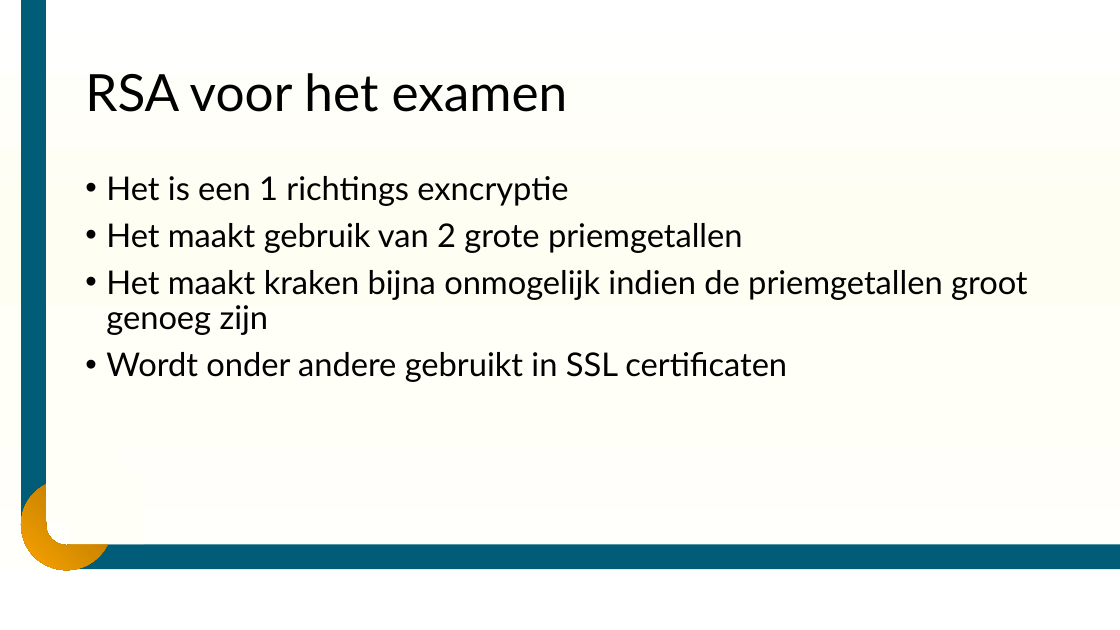
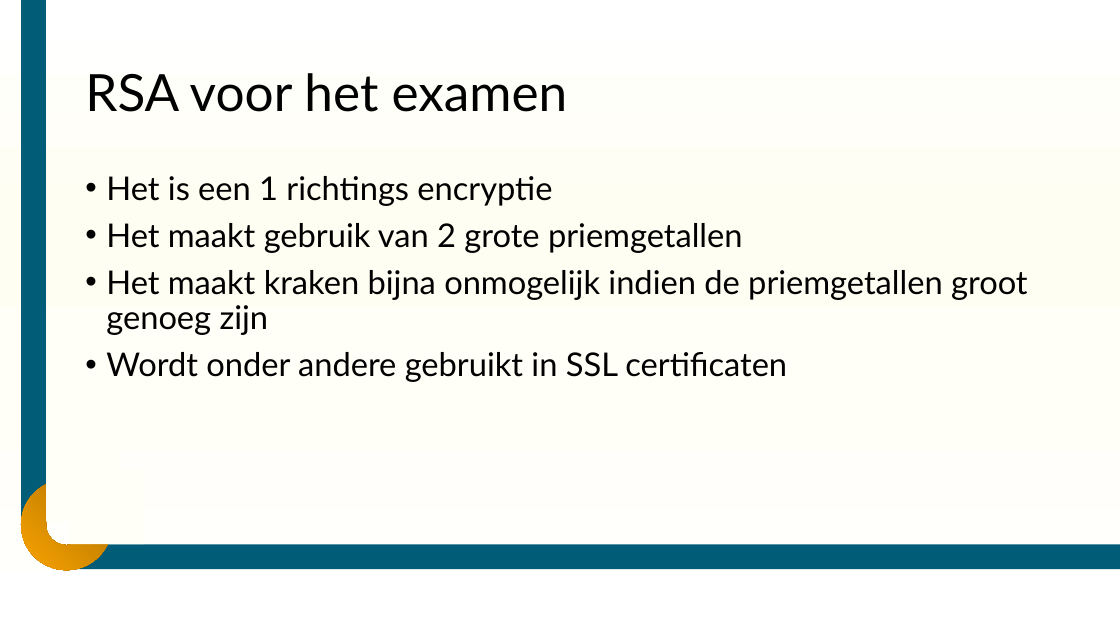
Before and after one commit to DummyMeneer/Cyber-Security, a slide deck: slide 16 of Lesmateriaal/Slides/CySec – les 2 - Algo hashing encryptie en beveiliging.pptx. Drawn at 1120x630 pixels with LibreOffice and Linux fonts; fonts in the diff are those of the drawing; background and template pictures are left out. Boxes give left, top, right and bottom in pixels: in the first picture for what was removed or moved away, otherwise in the second. Text is boxed around its words. In the diff, an @@ line names an element or a change of style, - is before the commit and + after.

```diff
--- a/Lesmateriaal/Slides/CySec – les 2 - Algo hashing encryptie en beveiliging.pptx
+++ b/Lesmateriaal/Slides/CySec – les 2 - Algo hashing encryptie en beveiliging.pptx
@@ text at (106,176,552,206): text changed @@
-• Het is een 1 richtings exncryptie
+• Het is een 1 richtings encryptie
```
Also in this commit, not shown: 1 other slide changed, 12 other files.
